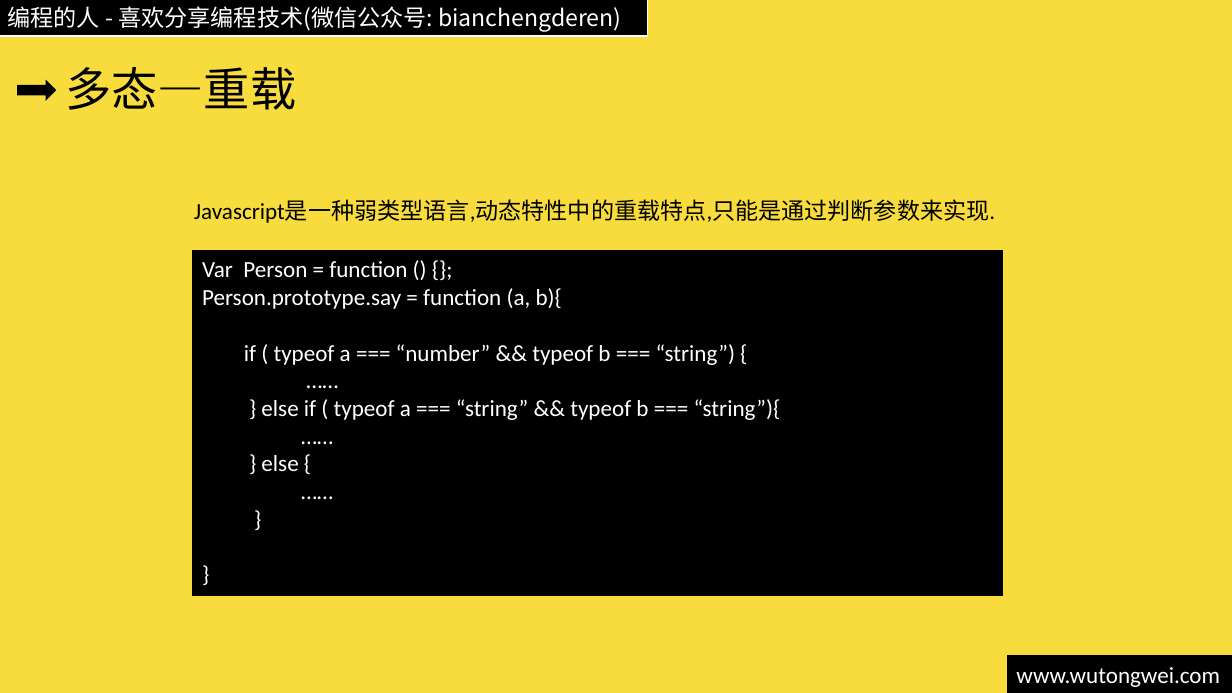
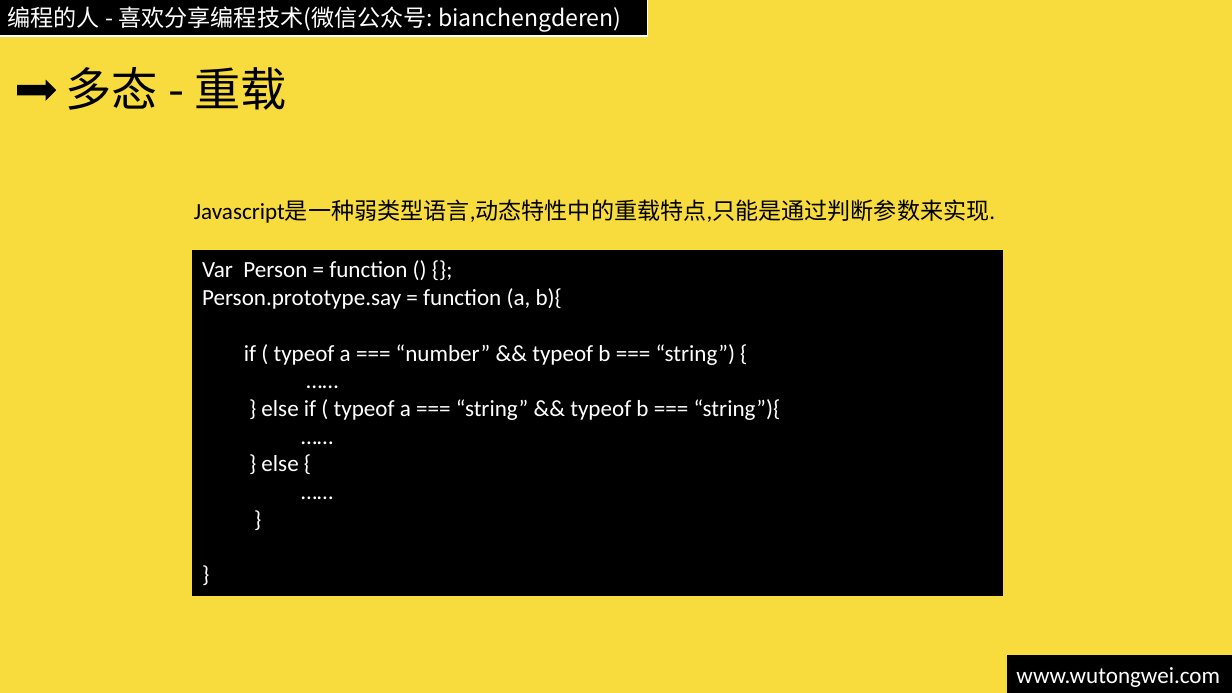
Before and after one commit to willculture/training, a slide deck: slide 30 of ppt/front-end/Javascript 面向对象.pptx (slide 16 before the commit). Drawn at 1232x693 pixels with LibreOffice and Linux fonts; fonts in the diff are those of the drawing. Boxes give left, top, right and bottom in pixels: in the first picture for what was removed or moved away, otherwise in the second. Text is boxed around its words. In the diff, an @@ line names an element or a change of style, - is before the commit and + after.

```diff
--- a/ppt/front-end/Javascript 面向对象.pptx
+++ b/ppt/front-end/Javascript 面向对象.pptx
@@ title at bbox=[65, 67, 286, 110]: text changed @@
-多态—重载
+多态 - 重载
```
Also in this commit, not shown: 5 other slides changed, 23 slides added, 9 slides removed, 3 other files.
